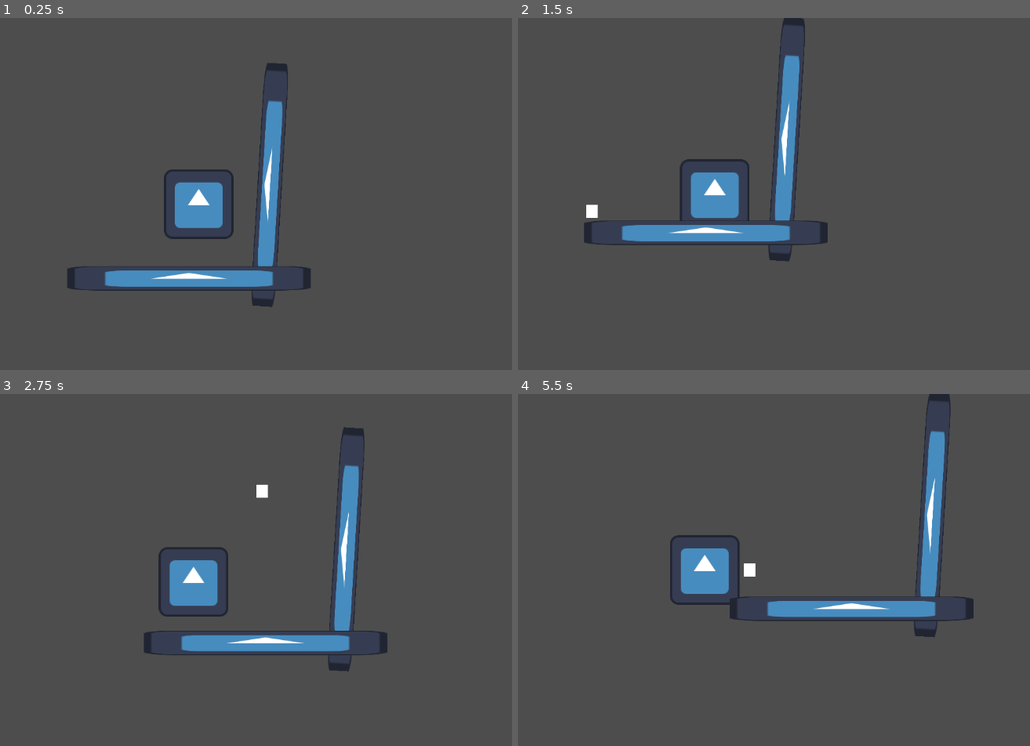
Above: before the commit, frames 1-4 (two rows, left to right).
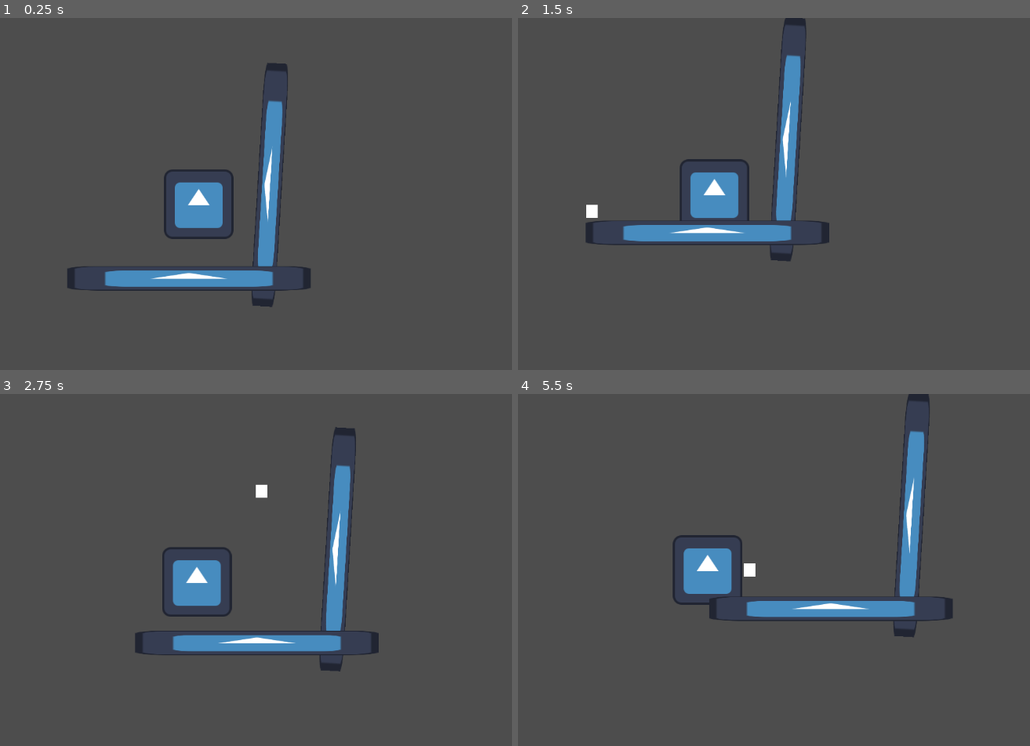
Above: after the commit, the same moments.

Repository: arrowira/RedDotJam
Game: Godot game, scene res://main.tscn
Two runs of this game, one before a commit and one after it. Both use one fixed random seed, a clock stepped at 60 frames per second and the inputs below. The engine's default icon, where the game draws it, is replaced by a stand-in: a white triangle on a blue panel in a dark square.
Inputs (mouse positions are in pixels of both pictures, inside the frame that each line leads up to):
- Up to frame 1 (0.25 s): no input
- Up to frame 2 (1.5 s): move the mouse to (855, 176) at 0.52 s; move the mouse to (589, 211) at 1.27 s
- Up to frame 3 (2.75 s): move the mouse to (261, 492) at 2.02 s
- Up to frame 4 (5.5 s): move the mouse to (686, 640) at 2.77 s; move the mouse to (907, 622) at 3.52 s; move the mouse to (528, 517) at 4.27 s; move the mouse to (748, 570) at 5.02 s

The runs differ from the first frame. In frame 2, 1.0% of the frame differs, in the area x 12-61%, y 0-70%; in frame 3, 3.5%; in frame 4, 5.3%, in the area x 29-89%, y 0-70%.

Commit message:
friction

Diff:
--- a/reddotproject/cat.tscn
+++ b/reddotproject/cat.tscn
@@ -9,6 +9,7 @@
 [node name="Cat" type="CharacterBody2D"]
 script = ExtResource("1_gncxy")
 speed = 300
+friction = 0.005
 
 [node name="CollisionShape2D" type="CollisionShape2D" parent="."]
 position = Vector2(26.5, 24.5)
--- a/reddotproject/catBody.gd
+++ b/reddotproject/catBody.gd
@@ -4,17 +4,24 @@
 
 const jumpVelocity = -400.0
 @export var speed = 3
+@export var friction = 0.05
 var dir = 0
 var seesPointer = false
 var redDotVisible = true
 func _physics_process(delta: float) -> void:
+
+
+
 	$vision.target_position = to_local(get_global_mouse_position())
 	if $vision.is_colliding():
 		redDotVisible = false
-		print($vision.get_collider())
+		#high friction
+		velocity.x = lerp(velocity.x, 0.0, 10*friction)
 	else:
-		print("visible")
+
 		redDotVisible = true
+		#low friction
+		velocity.x = lerp(velocity.x, 0.0, friction)
 	# Add the gravity.
 	if not is_on_floor():
 		velocity += get_gravity() * delta
